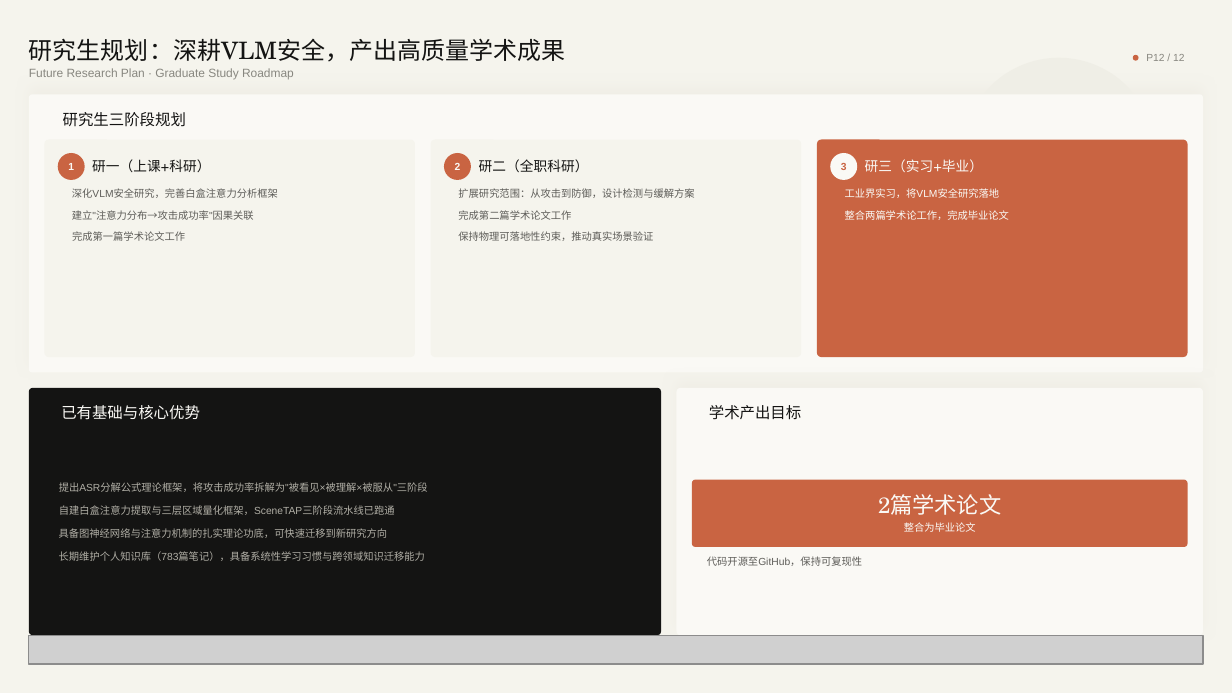
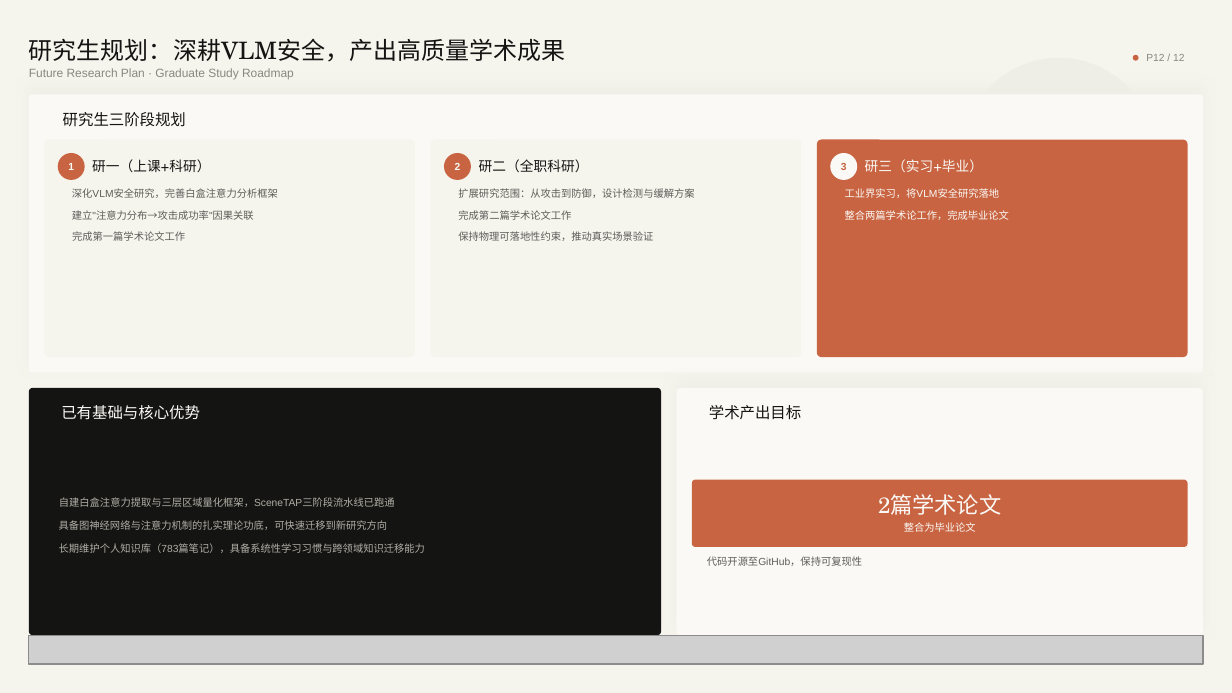
Before and after one commit to flyswxf/Obsidian, a slide deck: slide 13 of 保研/面试/ppt/王宇飞保研PPT展示.pptx (slide 12 before the commit). Drawn at 1232x693 pixels with LibreOffice and Linux fonts; fonts in the diff are those of the drawing; grey boxes stand for pictures; background and template pictures are left out. Boxes give left, top, right and bottom in pixels: in the first picture for what was removed or moved away, otherwise in the second. Text is boxed around its words. In the diff, an @@ line names an element or a change of style, - is before the commit and + after.

Commit message:
docs: 更新个人学习笔记、保研材料与项目文档
调整Obsidian编辑器外观配置，切换主题为moonstone
新增保研面试中英文演讲稿文件，更新对应PPT与页面HTML：替换原个人能力雷达图模块为高分专业课展示，移除冗余的echarts依赖脚本
更新ICU智能决策系统答辩笔记：修正边稀疏化模块的实现说明，将原Top-K硬掩码方案更新为Gumbel-Softmax可微端到端训练方案，同步更新代码示例与答辩话术
新增大量编程算法专题与AI评价指标相关学习笔记，补充PR/ROC曲线示意图资源文件
修正密码学哈希函数文档的表格格式，完善C++迭代器获取最后一个元素的笔记内容
删除旧的系统架构核心机制docx文档文件

```diff
--- a/保研/面试/ppt/王宇飞保研PPT展示.pptx
+++ b/保研/面试/ppt/王宇飞保研PPT展示.pptx
@@ text "自建白盒注意力提取与三层区域量化框架，SceneTAP三阶段流水线已跑通": place and size @@
-text "自建白盒注意力提取与三层区域量化框架，SceneTAP三阶段流水线已跑通" at [59,505,395,515]
+text "自建白盒注意力提取与三层区域量化框架，SceneTAP三阶段流水线已跑通" at [59,497,395,507]
@@ text removed at [59,482,428,492] @@
-提出ASR分解公式理论框架，将攻击成功率拆解为"被看见×被理解×被服从"三阶段
@@ text "具备图神经网络与注意力机制的扎实理论功底，可快速迁移到新研究方向": place and size @@
-text "具备图神经网络与注意力机制的扎实理论功底，可快速迁移到新研究方向" at [59,528,388,538]
+text "具备图神经网络与注意力机制的扎实理论功底，可快速迁移到新研究方向" at [59,520,388,530]
@@ text "长期维护个人知识库（783篇笔记），具备系统性学习习惯与跨领域知识迁移能力": place and size @@
-text "长期维护个人知识库（783篇笔记），具备系统性学习习惯与跨领域知识迁移能力" at [59,551,425,561]
+text "长期维护个人知识库（783篇笔记），具备系统性学习习惯与跨领域知识迁移能力" at [59,543,425,553]
```
Also in this commit, not shown: 6 other slides changed, 1 slide added, 25 other files.
